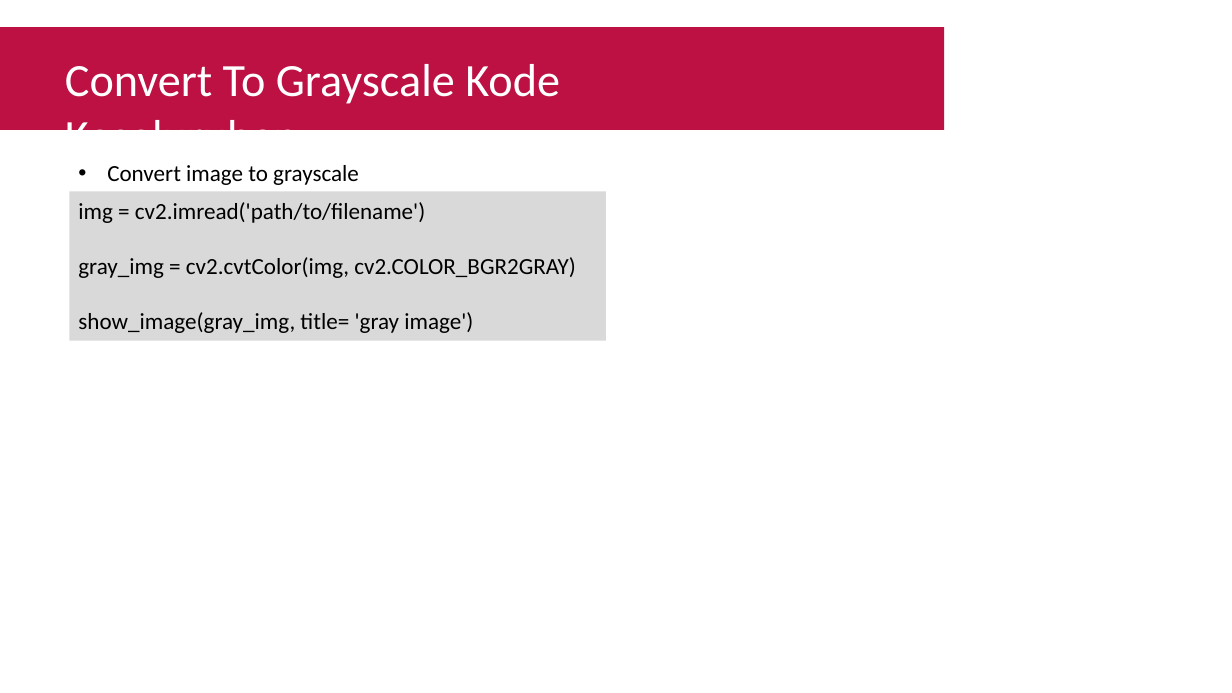
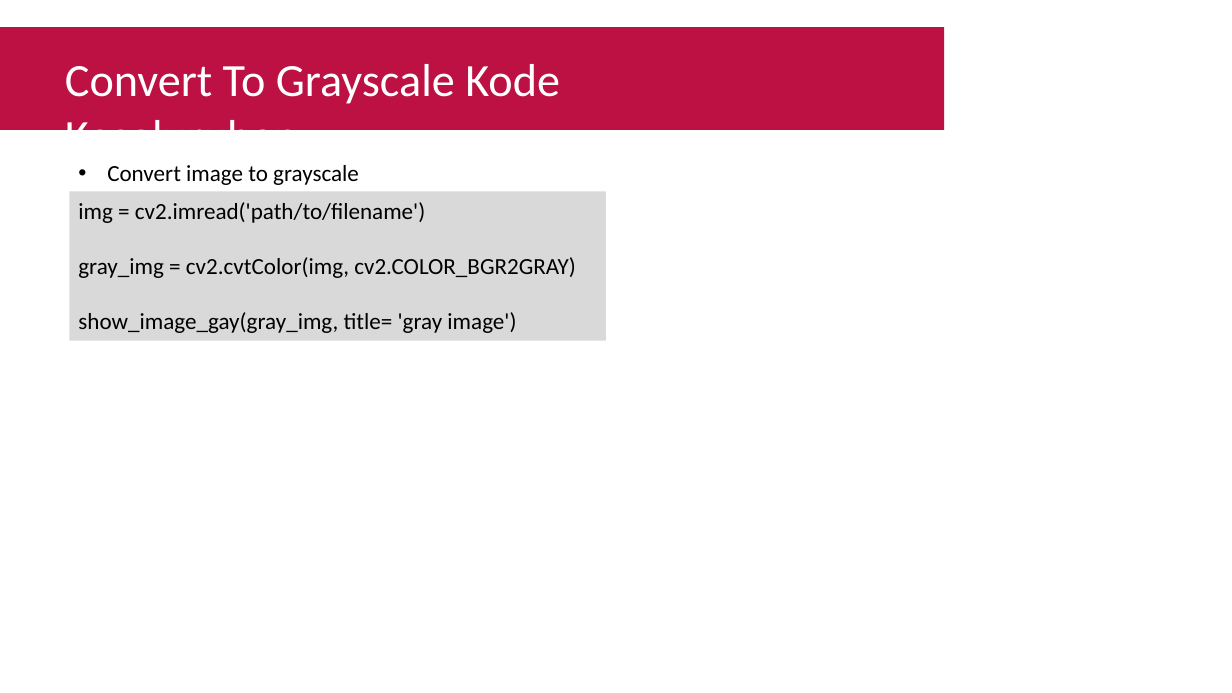
Before and after one commit to Muhammad-Yunus/Materi-Training, a slide deck: slide 19 of A. Raspberry Pi - Image Processing/#6 - Computer Vision Part 2 (Crop, Resize, Convert Color)/P6 - Computer Vision Part 2 (Crop, Resize, Convert Color).pptx. Drawn at 1232x693 pixels with LibreOffice and Linux fonts; fonts in the diff are those of the drawing. Boxes give left, top, right and bottom in pixels: in the first picture for what was removed or moved away, otherwise in the second. Text is boxed around its words. In the diff, an @@ line names an element or a change of style, - is before the commit and + after.

```diff
--- a/A. Raspberry Pi - Image Processing/#6 - Computer Vision Part 2 (Crop, Resize, Convert Color)/P6 - Computer Vision Part 2 (Crop, Resize, Convert Color).pptx
+++ b/A. Raspberry Pi - Image Processing/#6 - Computer Vision Part 2 (Crop, Resize, Convert Color)/P6 - Computer Vision Part 2 (Crop, Resize, Convert Color).pptx
@@ text in rectangle at box(78, 312, 516, 333): text changed @@
-show_image(gray_img, title= 'gray image')
+show_image_gay(gray_img, title= 'gray image')
```
Also in this commit, not shown: 1 other slide changed.
